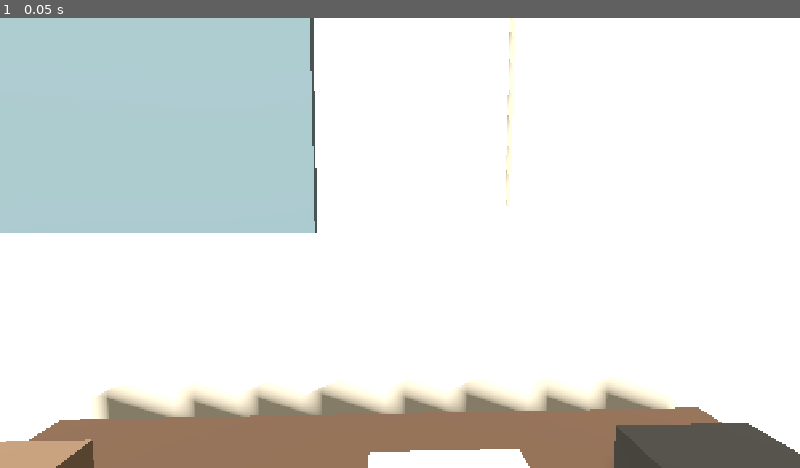
Above: before the commit, frame 1.
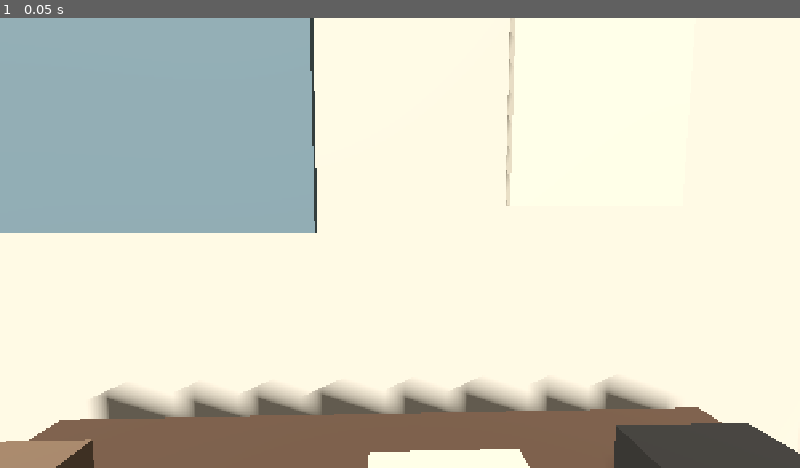
Above: after the commit, the same moment.

Repository: iracarranza/volley-world-manager
Game: Godot game, scene res://scenes/office/canonical_office_greybox.tscn
Two runs of this game, one before a commit and one after it. Both use one fixed random seed, a clock stepped at 60 frames per second and the inputs below. This scene is started directly instead of the project's main scene.
Inputs:
- Up to frame 1 (0.05 s): no input

The runs differ from the first frame. In frame 1, 80% of the frame differs, in the area x 0-100%, y 0-100%.

Commit message:
Tune office greybox lighting for object legibility

Diff:
--- a/scenes/office/canonical_office_greybox.tscn
+++ b/scenes/office/canonical_office_greybox.tscn
@@ -4,10 +4,10 @@
 
 [sub_resource type="Environment" id="Environment_office"]
 background_mode = 1
-background_color = Color(0.095, 0.095, 0.102, 1)
+background_color = Color(0.075, 0.075, 0.082, 1)
 ambient_light_source = 3
-ambient_light_color = Color(0.86, 0.82, 0.74, 1)
-ambient_light_energy = 0.5
+ambient_light_color = Color(0.78, 0.75, 0.70, 1)
+ambient_light_energy = 0.32
 
 [node name="CanonicalOfficeGreybox" type="Node3D"]
 script = ExtResource("1")
@@ -17,5 +17,5 @@
 
 [node name="KeyLight" type="DirectionalLight3D" parent="."]
 rotation_degrees = Vector3(-42, -24, 0)
-light_energy = 0.88
+light_energy = 0.78
 shadow_enabled = true
